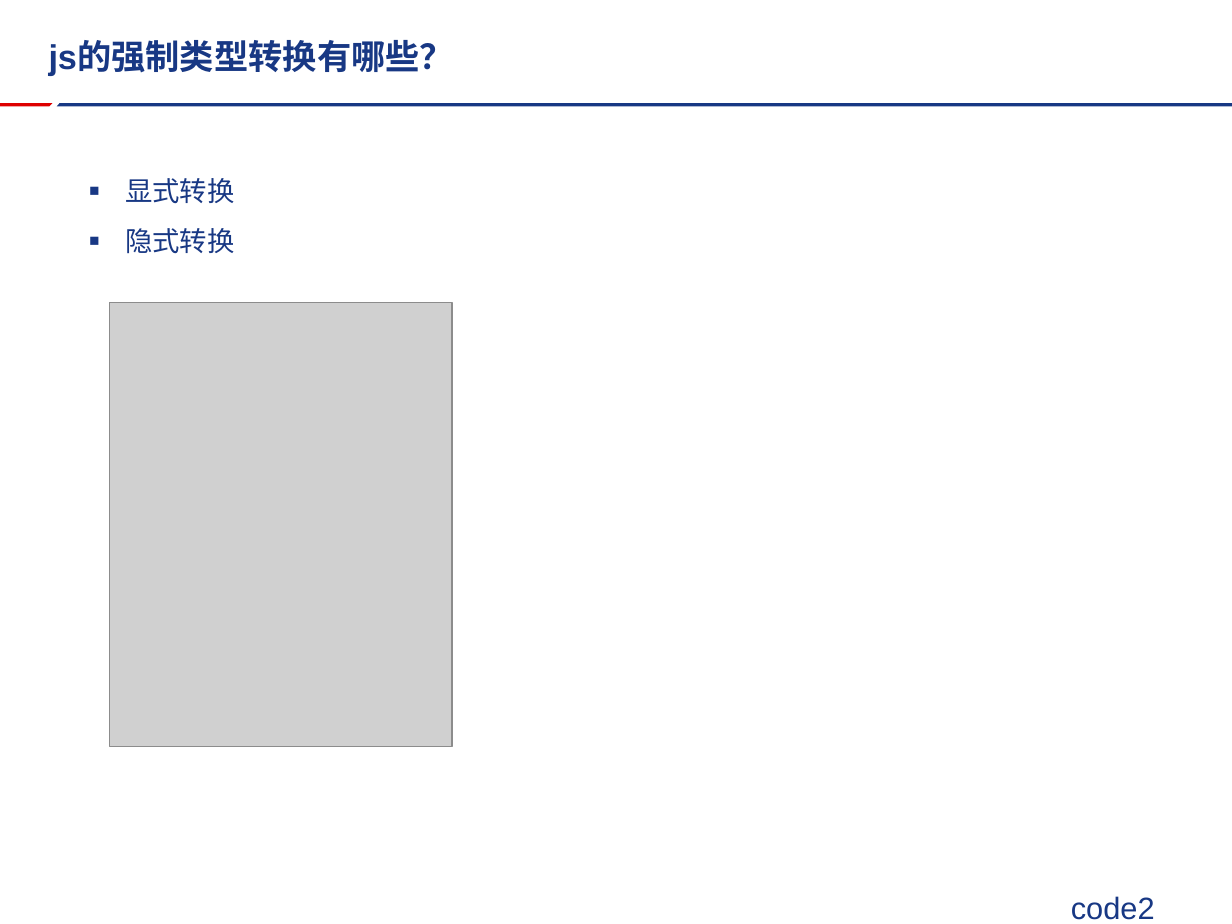
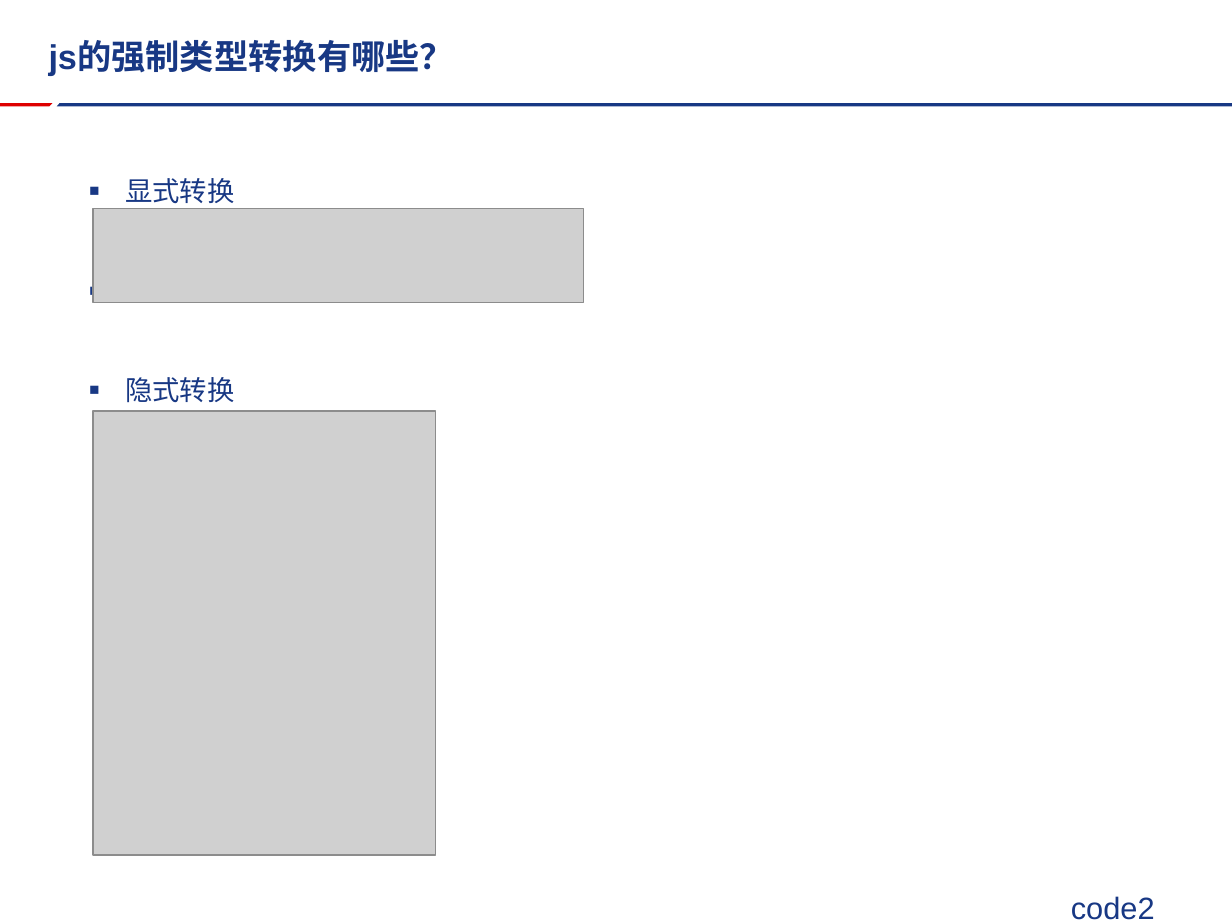
Before and after one commit to FireSmallPanda/swdt, a slide deck: slide 8 of javascript技术分享/mui以及推送分享.pptx (slide 9 before the commit). Drawn at 1232x924 pixels with LibreOffice and Linux fonts; fonts in the diff are those of the drawing; grey boxes stand for pictures; background and template pictures are left out. Boxes give left, top, right and bottom in pixels: in the first picture for what was removed or moved away, otherwise in the second. Text is boxed around its words. In the diff, an @@ line names an element or a change of style, - is before the commit and + after.

```diff
--- a/javascript技术分享/mui以及推送分享.pptx
+++ b/javascript技术分享/mui以及推送分享.pptx
@@ text "显式转换" rewrapped from [125, 178, 234, 254] to [125, 178, 234, 403] @@
@@ picture added at [94, 208, 584, 302] @@
@@ picture: place and size @@
-picture at [110, 302, 452, 745]
+picture at [94, 411, 436, 855]
```
Also in this commit, not shown: 2 other slides changed, 1 slide removed, 1 other file.
